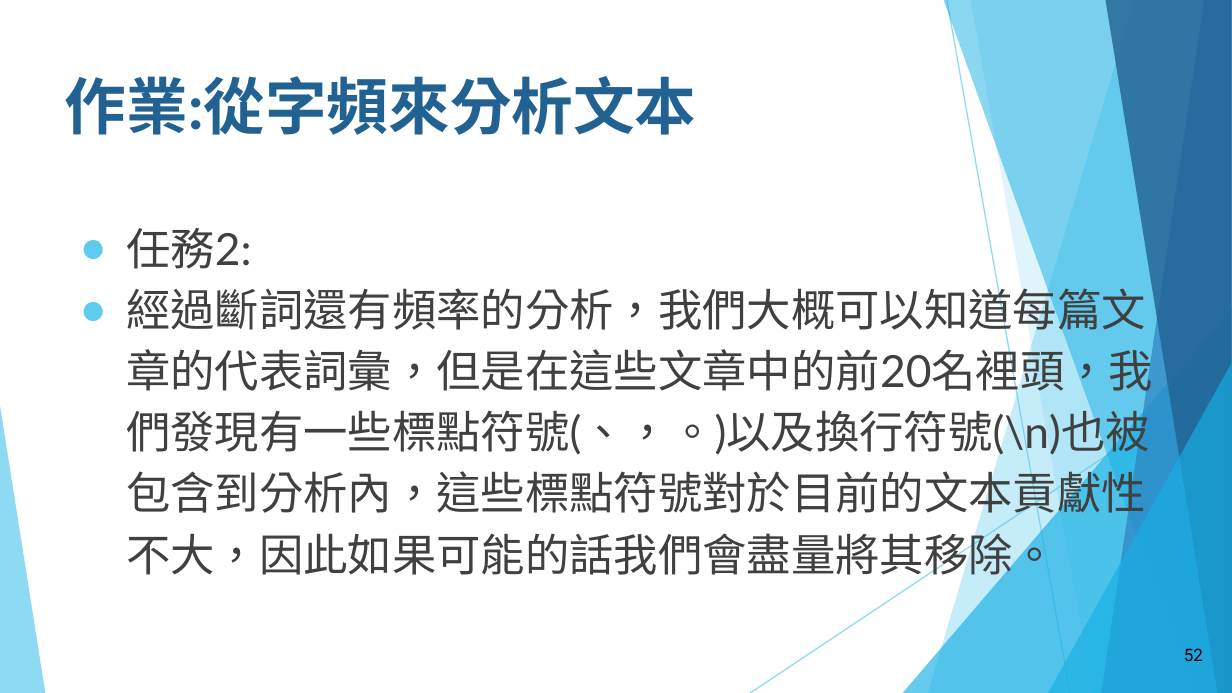
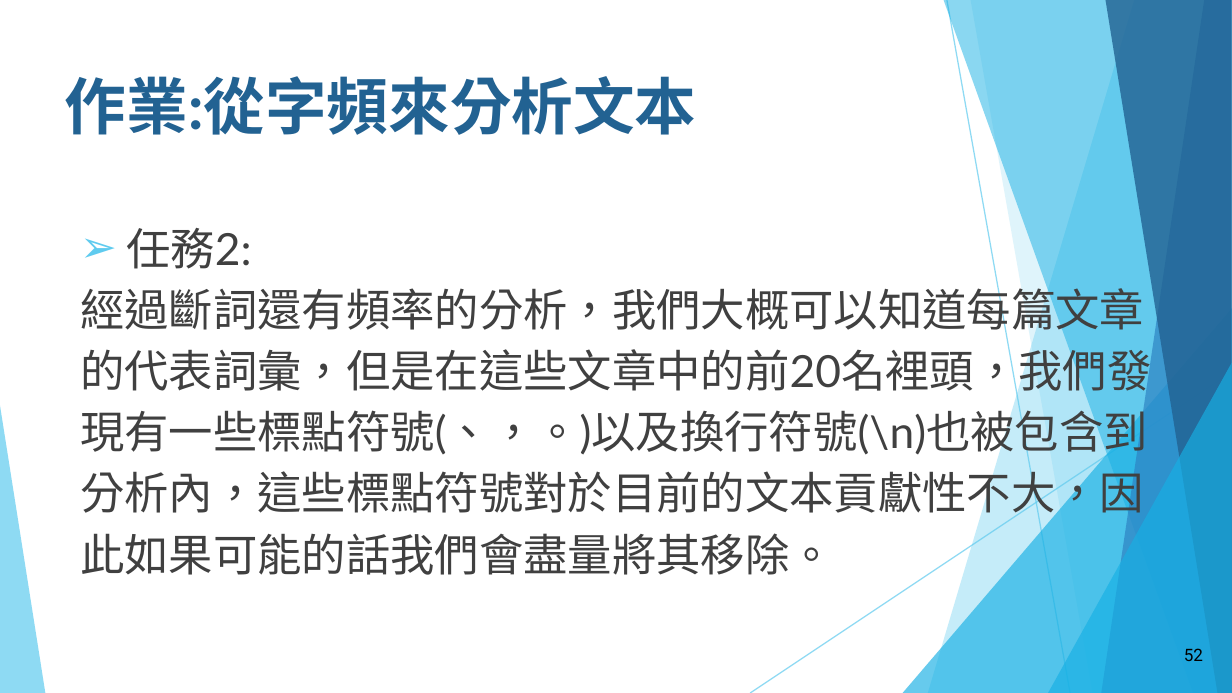
Before and after one commit to howardsukuan/textual-data-analysis-python, a slide deck: slide 52 of week01/文本分析與程式設計Week01.pptx. Drawn at 1232x693 pixels with LibreOffice and Linux fonts; fonts in the diff are those of the drawing. Boxes give left, top, right and bottom in pixels: in the first picture for what was removed or moved away, otherwise in the second. Text is boxed around its words. In the diff, an @@ line names an element or a change of style, - is before the commit and + after.

Commit message:
改了最後作業label

```diff
--- a/week01/文本分析與程式設計Week01.pptx
+++ b/week01/文本分析與程式設計Week01.pptx
@@ text "任務2:" at bbox=[80, 228, 1151, 575]: bullet ● to ➢; bullet ● to none @@
```
Also in this commit, not shown: 7 other slides changed, 1 other file.
